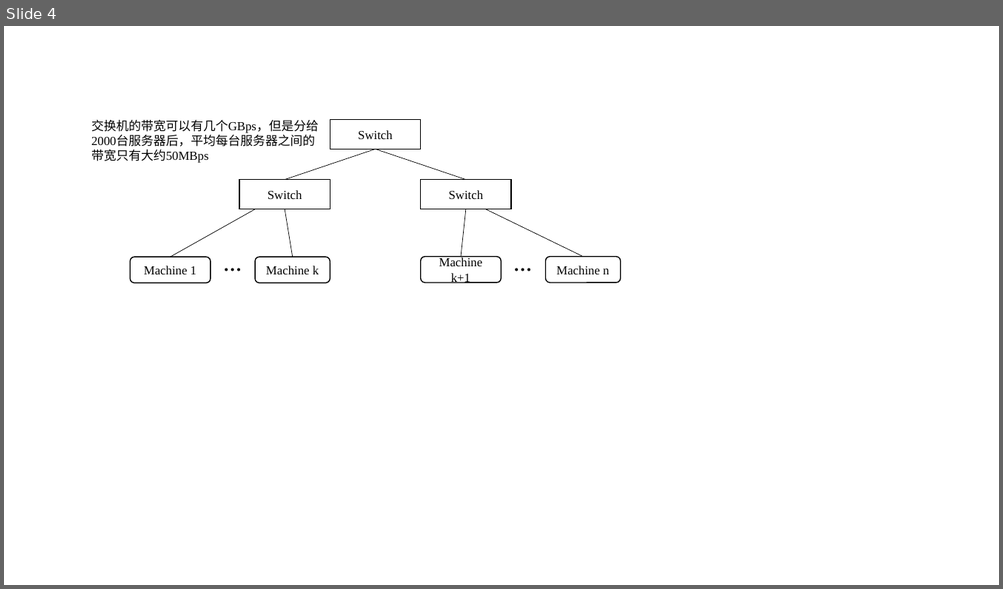
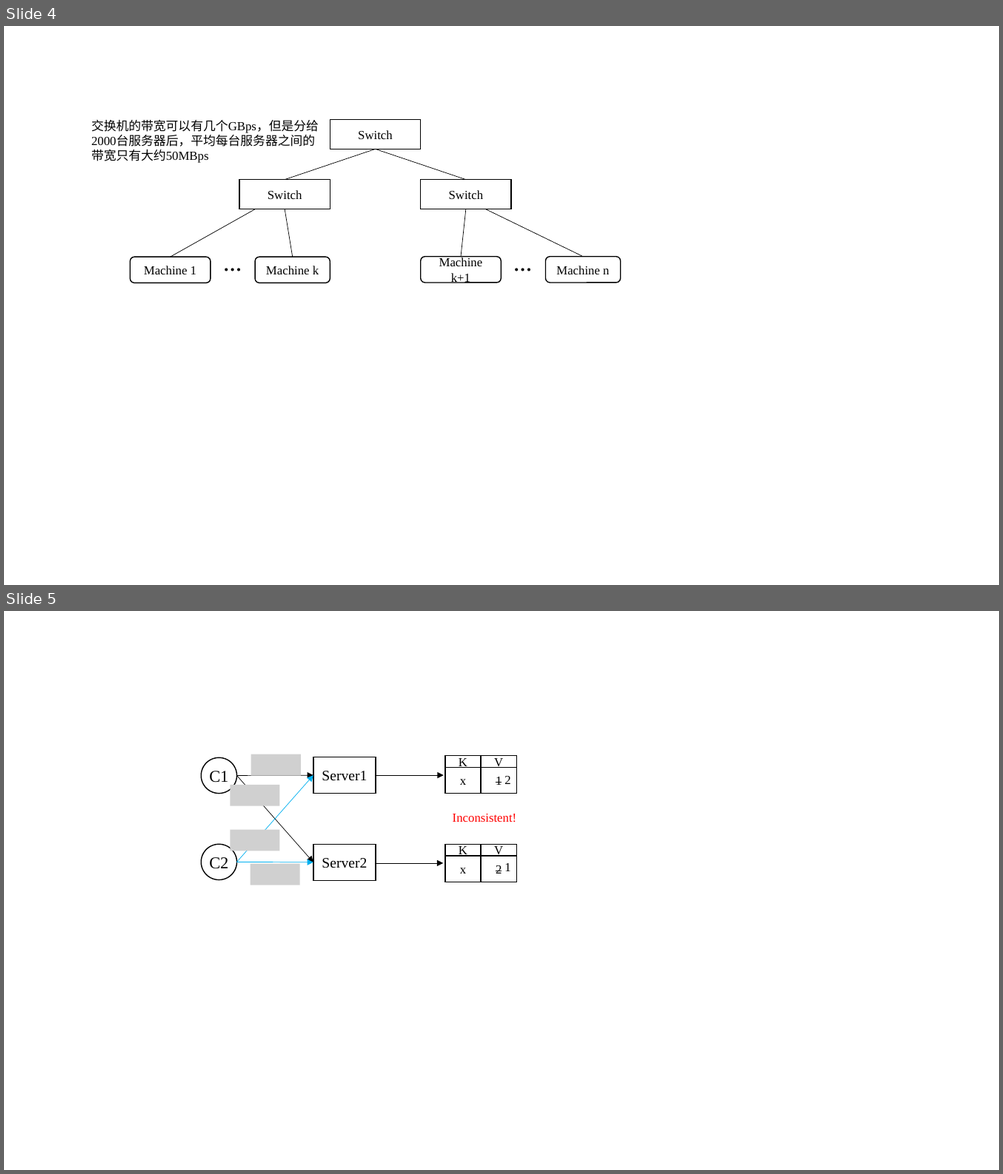
Before and after one commit to pysite/CodeLife, a slide deck: 分布式系统.记录/3_MIT6.824.记录/课程笔记/drawpictures.pptx. Shown one above the other, each under a label of ours: slide 4 before the commit, slides 4 and 5 after it. The pictures are 1003x589 and 1003x1174 pixels, drawn with LibreOffice and Linux fonts; fonts in the diff are those of the drawing; grey boxes stand for pictures. Boxes give left, top, right and bottom in pixels: in the first picture for what was removed or moved away, otherwise in the second. Text is boxed around its words. In the diff, an @@ line names an element or a change of style, - is before the commit and + after.

```diff
--- a/分布式系统.记录/3_MIT6.824.记录/课程笔记/drawpictures.pptx
+++ b/分布式系统.记录/3_MIT6.824.记录/课程笔记/drawpictures.pptx
@@ slide 5 added at box(4, 611, 999, 1170), background #FFFFFF @@
@@ ellipse added at box(201, 758, 237, 794), fill #FFFFFF, outline #000000 1 pt @@
@@ picture added at box(251, 755, 301, 776) @@
@@ rectangle added at box(313, 758, 375, 794), fill #FFFFFF, outline #000000 1 pt, 14 pt, text #000000 @@
+Server1
@@ text added at box(209, 771, 228, 783), 16 pt, text #000000 @@
+C1
@@ picture added at box(230, 785, 280, 806) @@
@@ arrow added from (237, 776) to (313, 775), #000000 0.5 pt @@
@@ arrow added from (237, 776) to (313, 863), #000000 0.5 pt @@
@@ arrow added from (237, 863) to (313, 775), #00B0F0 0.5 pt @@
@@ arrow added from (375, 775) to (444, 775), #000000 0.5 pt @@
@@ group added at box(445, 756, 517, 794): 4 rectangles @@
+V
+K
+1
+x
@@ text added at box(504, 776, 510, 784), 12 pt, text #000000 @@
+2
@@ picture added at box(230, 829, 280, 851) @@
@@ text added at box(452, 814, 517, 822), 12 pt, text #FF0000 @@
+Inconsistent!
@@ ellipse added at box(201, 845, 237, 880), fill #FFFFFF, outline #000000 1 pt @@
@@ rectangle added at box(313, 845, 375, 881), fill #FFFFFF, outline #000000 1 pt, 14 pt, text #000000 @@
+Server2
@@ text added at box(209, 857, 228, 869), 16 pt, text #000000 @@
+C2
@@ arrow added from (237, 863) to (313, 863), #00B0F0 0.5 pt @@
@@ picture added at box(250, 864, 300, 886) @@
@@ arrow added from (375, 863) to (444, 863), #000000 0.5 pt @@
@@ group added at box(445, 845, 517, 882): 4 rectangles @@
+V
+K
+2
+x
@@ text added at box(504, 863, 510, 871), 12 pt, text #000000 @@
+1
```
Also in this commit, not shown: 7 other files.
